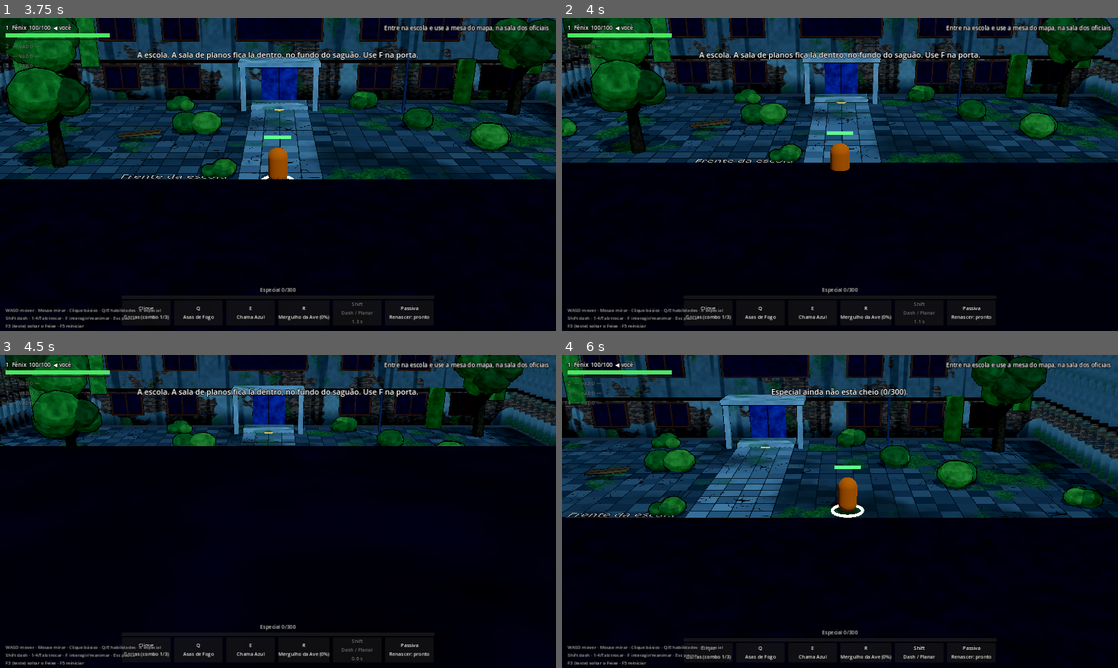
Above: before the commit, frames 1-4 (two rows, left to right).
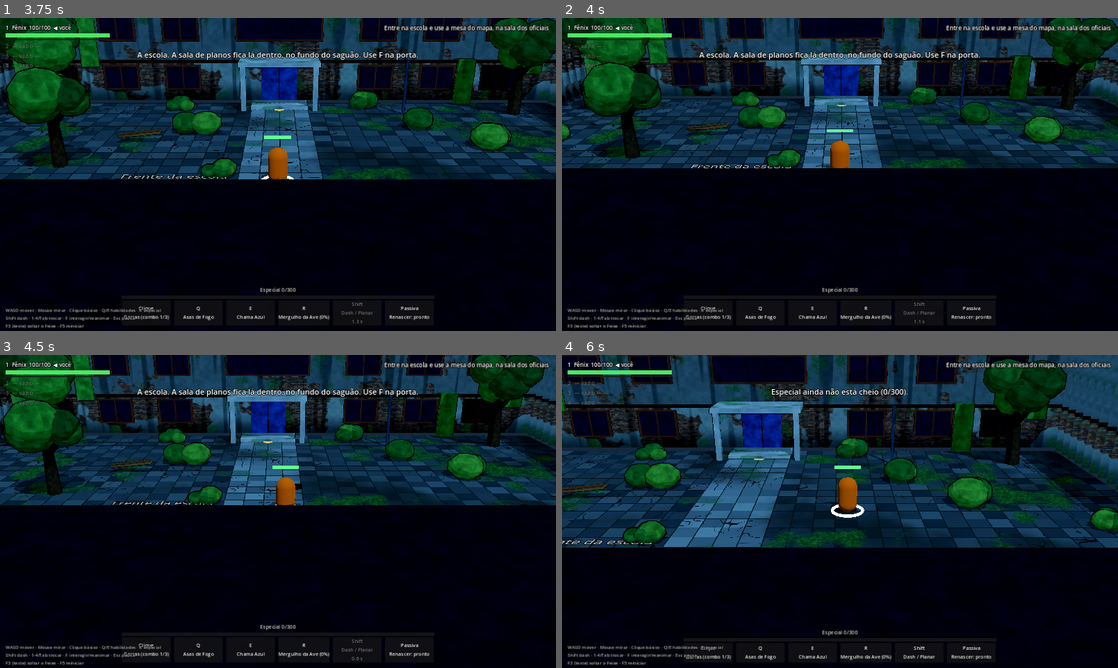
Above: after the commit, the same moments.

Repository: Giovivi/jogo_do_bolo
Game: Godot game, scene res://scenes/main.tscn
The game is run twice, just before and just after one commit, with the same random seed, the same clock (stepped at 60 frames per second) and the same inputs.
Inputs (mouse positions are in pixels of both pictures, inside the frame that each line leads up to):
- Up to frame 1 (3.75 s): tap Enter (confirm) at 0.5, 2.85 s; move the mouse to (250, 237) at 0.52 s; hold Q (ability_1) 0.53-1.28 s; hold W (move_up) 0.53-2.03 s; click (250, 237) at 0.67 s; move the mouse to (444, 221) at 1.27 s; tap E (ability_2) at 1.35 s; move the mouse to (111, 127) at 2.02 s; press the mouse at (111, 127) at 2.03 s; hold A (move_left) 2.03-3.53 s; move the mouse to (305, 174) at 2.77 s; release the mouse at (305, 174) at 2.78 s; click (305, 174) at 2.92 s; tap F5 (debug_restart) at 3.5 s; move the mouse to (194, 96) at 3.52 s; hold S (move_down) from 3.53 s (still down); hold Shift (dash) from 3.53 s (still down)
- Up to frame 2 (4 s): keep holding S (move_down); keep holding Shift (dash)
- Up to frame 3 (4.5 s): move the mouse to (400, 495) at 4.27 s; release S (move_down) at 4.28 s; release Shift (dash) at 4.28 s; hold D (move_right) from 4.28 s (still down); right-click (400, 495) at 4.35 s
- Up to frame 4 (6 s): move the mouse to (728, 527) at 5.02 s; release D (move_right) at 5.03 s; hold W (move_up) 5.03-5.78 s; hold F (interact) 5.03-5.78 s; click (728, 527) at 5.17 s; move the mouse to (895, 442) at 5.77 s; hold D (move_right) from 5.78 s (still down); tap R (special) at 5.85 s

Frame 1 is identical in both runs. In frame 2, 18% of the frame differs, in the area x 0-100%, y 0-49%; in frame 3, 32%; in frame 4, 37%, in the area x 0-100%, y 0-62%.

Commit message:
Escola: fachada e bordas do pátio com colisão
O grupo atravessava a fachada (que era só desenho) e andava no vazio.

Co-Authored-By: Claude Opus 5.5 <noreply@anthropic.com>
Claude-Session: https://claude.ai/code/session_01GLyMG5BnQWAf1q9zx54Hy1

Diff:
--- a/scripts/hub/escola.gd
+++ b/scripts/hub/escola.gd
@@ -62,6 +62,7 @@
 	# Caminho de cimento rachado até a porta.
 	_box_visual_mat(Vector3(0, 0.01, 16), Vector3(4, 0.02, 16), Look.tiles({"tile_a": Color(0.5, 0.49, 0.45), "tile_b": Color(0.46, 0.45, 0.42), "tile_size": 1.0, "grass_amount": 0.3}))
 	_build_fachada()
+	_build_limites_frente()
 	Look.tree(self, Vector3(-15, 0, 12), 1.3, 1)
 	Look.tree(self, Vector3(16, 0, 11), 1.1, 2)
 	Look.tree(self, Vector3(-11, 0, 21), 0.9, 3)
@@ -80,6 +81,30 @@
 	porta.used_door.connect(_move_party)
 	_label("Frente da escola", Vector3(-5, 0, 22.5))
 	_hint(Rect2(-20, 8, 40, 16), "A escola. A sala de planos fica lá dentro, no fundo do saguão. Use F na porta.")
+
+
+## Limites do pátio: a fachada e a estrutura em volta só eram desenho, sem colisão,
+## e o grupo atravessava a escola. Agora seguram o grupo dentro do pátio.
+func _build_limites_frente() -> void:
+	# Fachada: parede sólida atrás das janelas e da porta.
+	_invisible_wall(Vector3(0, 4.0, 7.0), Vector3(40.0, 8.0, 1.8))
+	# Laterais e frente (a mureta em corte já desenhada pela estrutura).
+	_invisible_wall(Vector3(-20.2, 1.5, 16.0), Vector3(0.4, 3.0, 16.0))
+	_invisible_wall(Vector3(20.2, 1.5, 16.0), Vector3(0.4, 3.0, 16.0))
+	_invisible_wall(Vector3(0, 1.5, 24.2), Vector3(40.8, 3.0, 0.4))
+
+
+func _invisible_wall(center: Vector3, size: Vector3) -> void:
+	var body := StaticBody3D.new()
+	body.collision_layer = Game.LAYER_WORLD
+	body.collision_mask = 0
+	var shape := CollisionShape3D.new()
+	var box := BoxShape3D.new()
+	box.size = size
+	shape.shape = box
+	body.add_child(shape)
+	body.position = center
+	add_child(body)
 
 
 ## Fachada de dois andares (só visual, na frente da estrutura do fundo).
